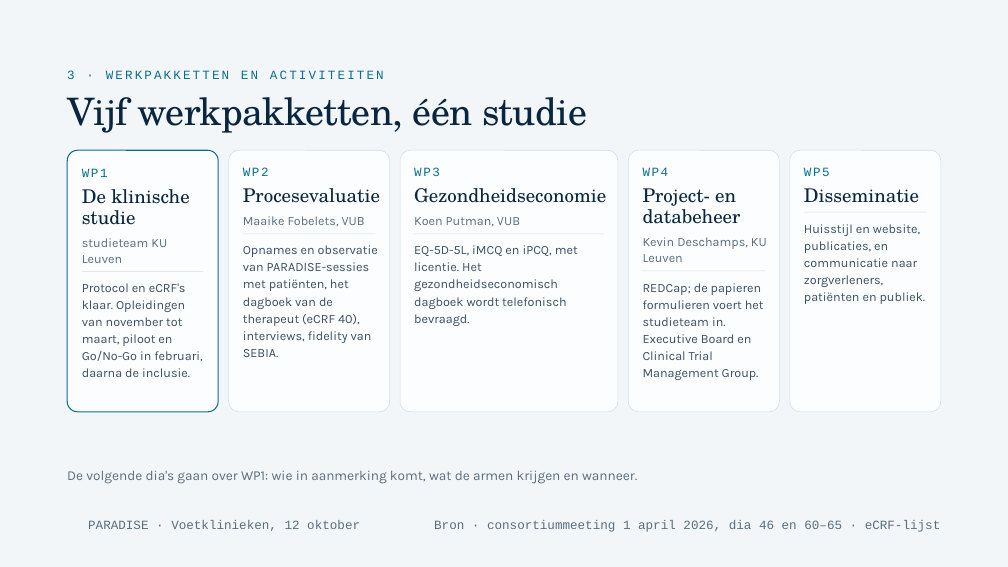
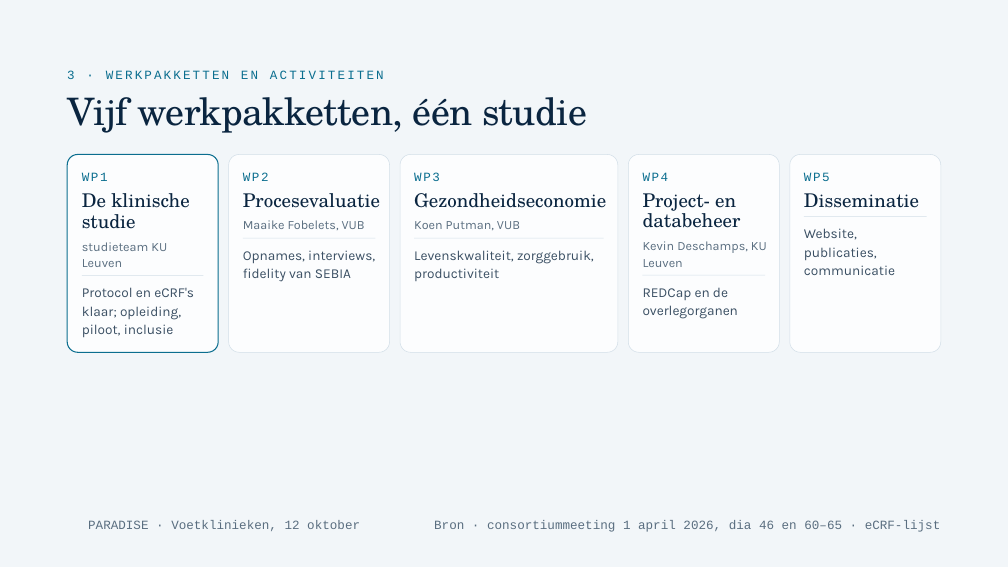
Before and after one commit to Dellfs/paradise-project, a slide deck: slide 8 of PARADISE_presentatie/webdecks/PARADISE_voetklinieken_12okt.pptx. Drawn at 1008x567 pixels with LibreOffice and Linux fonts; fonts in the diff are those of the drawing; background and template pictures are left out. Boxes give left, top, right and bottom in pixels: in the first picture for what was removed or moved away, otherwise in the second. Text is boxed around its words. In the diff, an @@ line names an element or a change of style, - is before the commit and + after.

```diff
--- a/PARADISE_presentatie/webdecks/PARADISE_voetklinieken_12okt.pptx
+++ b/PARADISE_presentatie/webdecks/PARADISE_voetklinieken_12okt.pptx
@@ rounded rectangle: place and size @@
-rounded rectangle at [67,150,219,412]
+rounded rectangle at [67,154,219,352]
@@ rounded rectangle: place and size @@
-rounded rectangle at [228,150,389,412]
+rounded rectangle at [228,154,389,352]
@@ rounded rectangle: place and size @@
-rounded rectangle at [400,150,618,412]
+rounded rectangle at [400,154,618,352]
@@ rounded rectangle at [400,154,618,352]: proportions changed @@
@@ rounded rectangle: place and size @@
-rounded rectangle at [628,150,780,412]
+rounded rectangle at [628,154,780,352]
@@ rounded rectangle: place and size @@
-rounded rectangle at [790,150,941,412]
+rounded rectangle at [790,154,941,352]
@@ 14 texts, 5 rectangles: place and size @@
-14 texts, 5 rectangles at [82,168,926,272]
+14 texts, 5 rectangles at [82,172,926,276]
@@ text at [804,228,895,275]: text changed; size 12 to 13 pt @@
-Huisstijl en website, publicaties, en communicatie naar zorgverleners, patiënten en publiek.
+Website, publicaties, communicatie
@@ text at [243,250,375,282]: text changed; size 12 to 13 pt @@
-Opnames en observatie van PARADISE-sessies met patiënten, het dagboek van de therapeut (eCRF 40), interviews, fidelity van SEBIA.
+Opnames, interviews, fidelity van SEBIA
@@ text removed at [414,245,578,326] @@
-EQ-5D-5L, iMCQ en iPCQ, met licentie. Het gezondheidseconomisch dagboek wordt telefonisch bevraagd.
@@ text added at [414,250,594,281], 13 pt, text #3A4F63 @@
+Levenskwaliteit, zorggebruik, productiviteit
@@ text at [82,287,194,337]: text changed; size 12 to 13 pt @@
-Protocol en eCRF's klaar. Opleidingen van november tot maart, piloot en Go/No-Go in februari, daarna de inclusie.
+Protocol en eCRF's klaar; opleiding, piloot, inclusie
@@ text removed at [643,283,764,380] @@
-REDCap; de papieren formulieren voert het studieteam in. Executive Board en Clinical Trial Management Group.
@@ text added at [643,288,738,319], 13 pt, text #3A4F63 @@
+REDCap en de overlegorganen
@@ text removed at [67,470,637,484] @@
-De volgende dia's gaan over WP1: wie in aanmerking komt, wat de armen krijgen en wanneer.
```
Also in this commit, not shown: 17 other slides changed, 2 other files.
